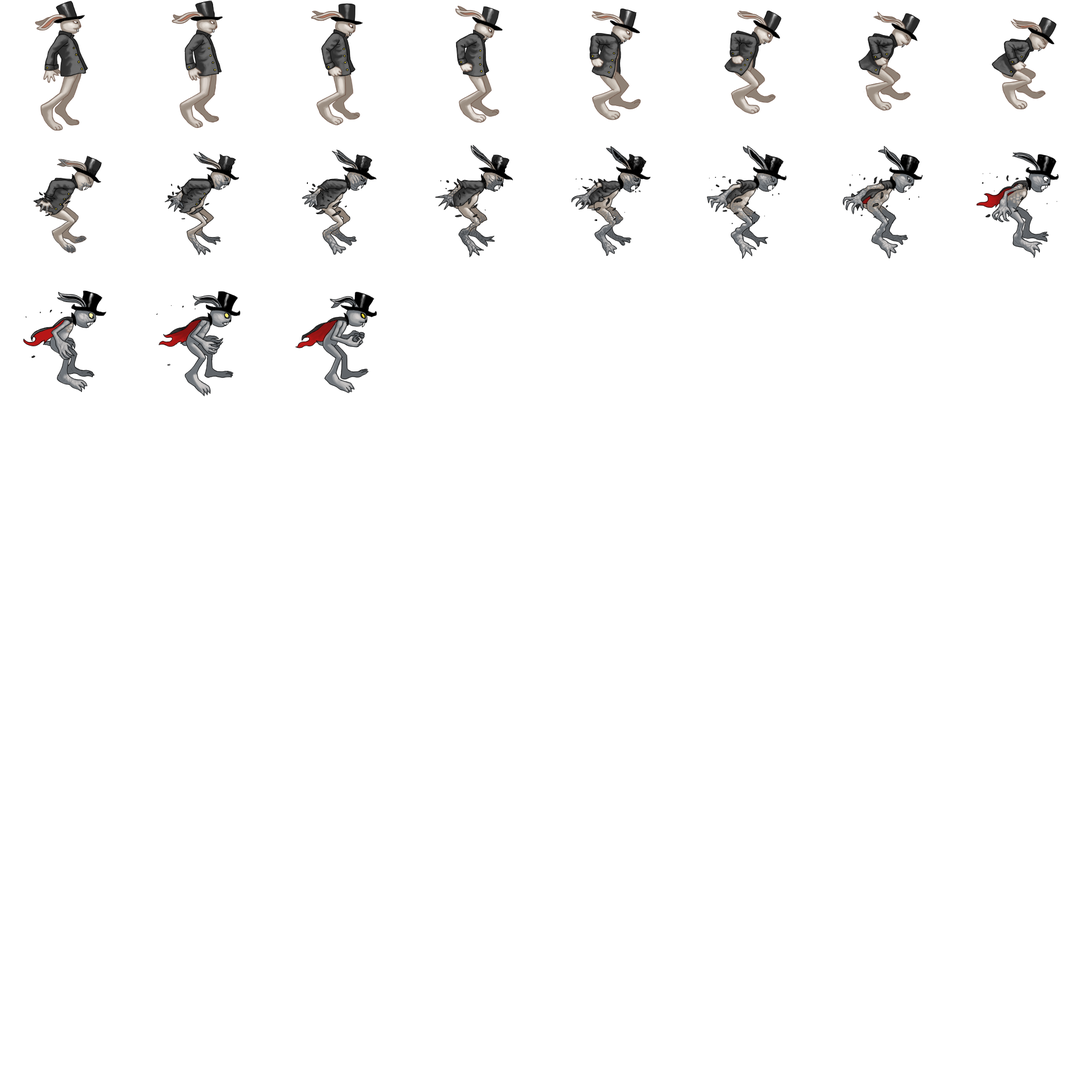
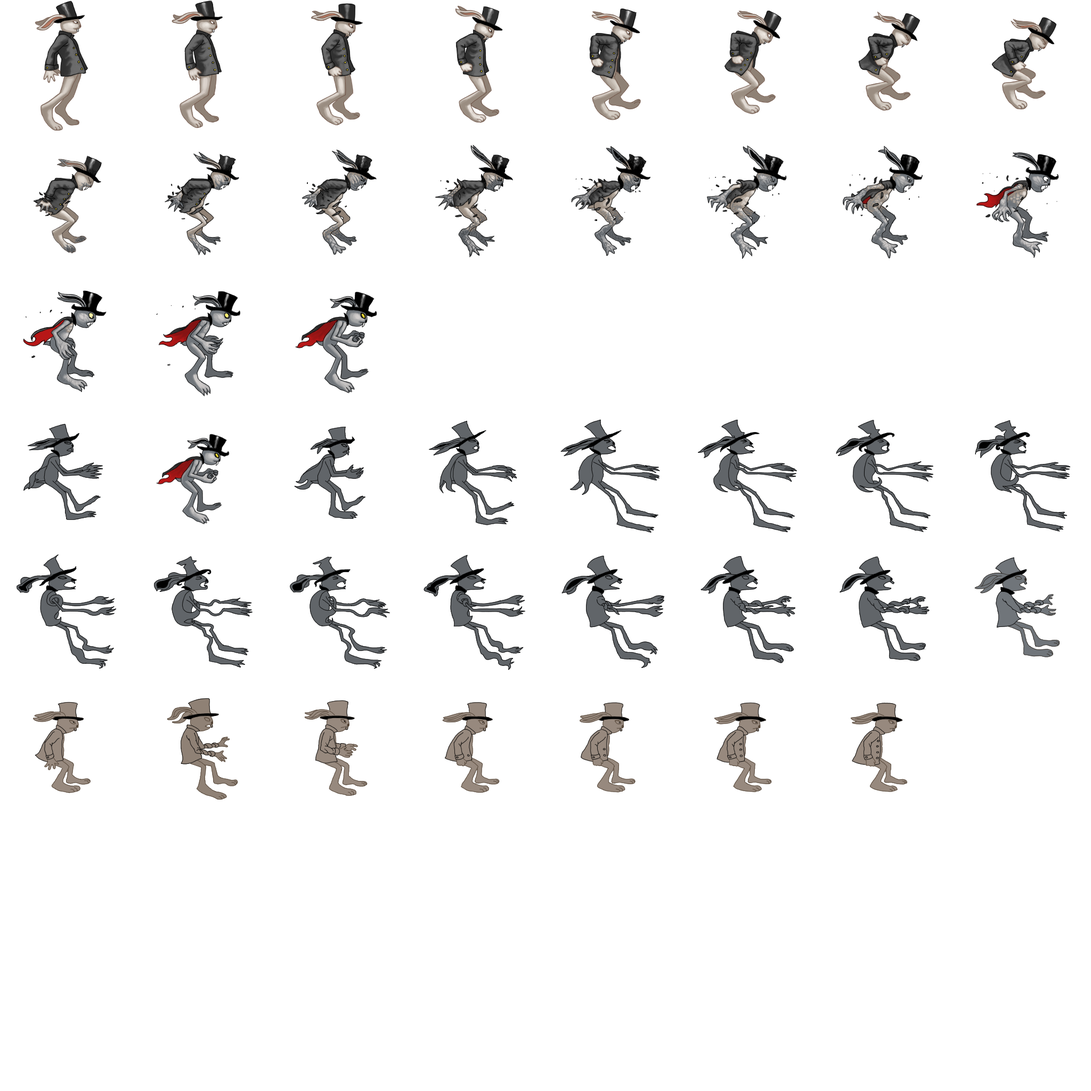
Layers edited between the first and the second (1091, 1091) image:
added layer "Revert to Rabbit" above "bg" over [16, 419, 1072, 801]
